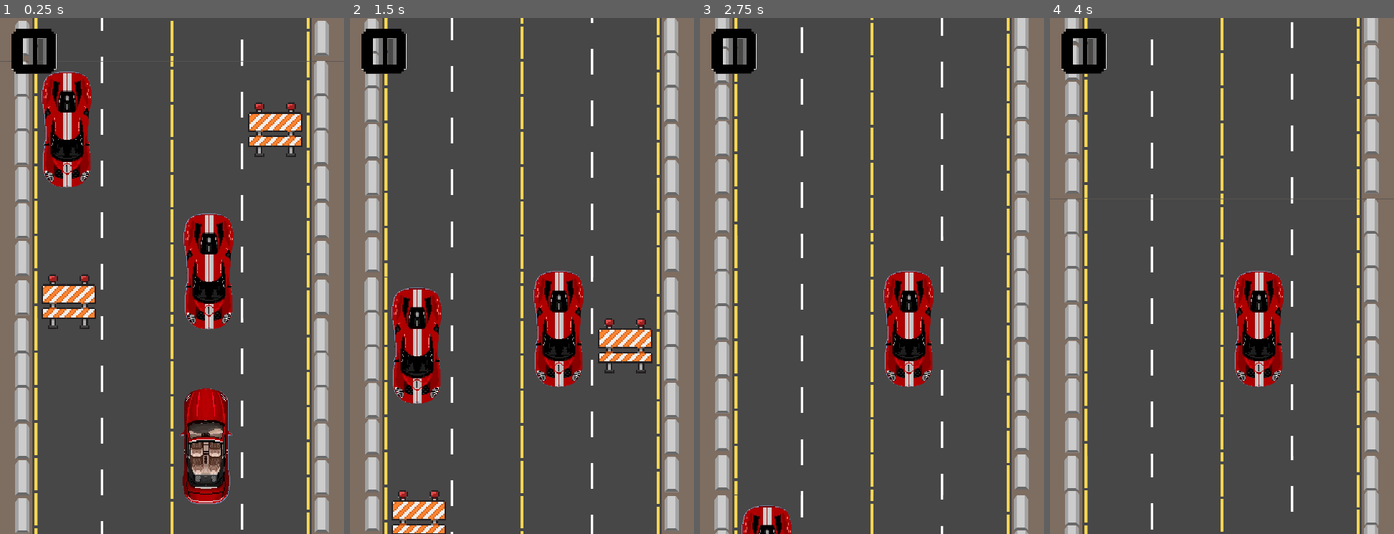
Above: before the commit, frames 1-4 (left to right).
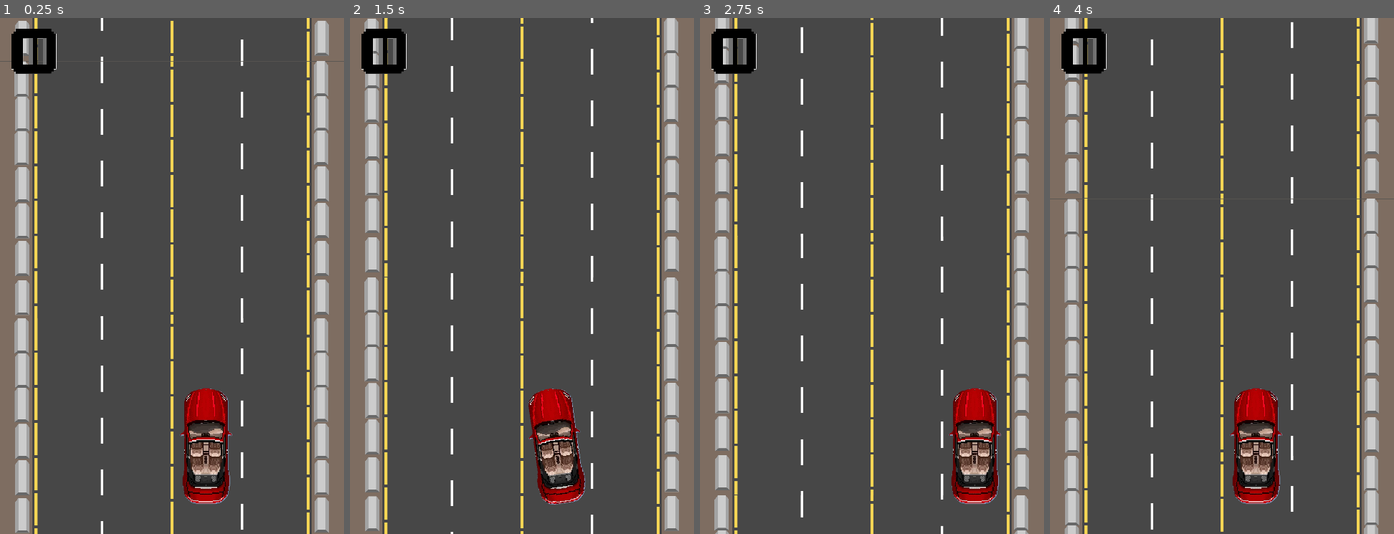
Above: after the commit, the same moments.

Repository: Maxsonin/Race-Game-for-Hackathon
Game: Godot game, scene res://main.tscn
Two runs of this game, one before a commit and one after it. Both use one fixed random seed, a clock stepped at 60 frames per second and the inputs below.
Inputs:
- Up to frame 1 (0.25 s): no input
- Up to frame 2 (1.5 s): hold D (MoveRight) 0.53-1.28 s; hold A (MoveLeft) from 1.28 s (still down)
- Up to frame 3 (2.75 s): release A (MoveLeft) at 2.03 s; hold D (MoveRight) from 2.03 s (still down)
- Up to frame 4 (4 s): release D (MoveRight) at 3.53 s; hold A (MoveLeft) from 3.53 s (still down)

The runs differ from the first frame. In frame 1, 8.0% of the frame differs, in the area x 12-88%, y 10-61%; in frame 2, 11%, in the area x 12-88%, y 49-100%; in frame 3, 6.2%; in frame 4, 5.5%.

Commit message:
added obstacle generation

Diff:
--- a/main.tscn
+++ b/main.tscn
@@ -1,13 +1,12 @@
-[gd_scene load_steps=11 format=3 uid="uid://psf0b7wkagio"]
+[gd_scene load_steps=10 format=3 uid="uid://psf0b7wkagio"]
 
 [ext_resource type="PackedScene" uid="uid://csg7h2gw70il0" path="res://player_car/car.tscn" id="1_4gxa1"]
 [ext_resource type="Script" path="res://main.gd" id="1_eq3eq"]
 [ext_resource type="PackedScene" uid="uid://wdk54g4eoif" path="res://road/road.tscn" id="2_i6rvc"]
-[ext_resource type="PackedScene" uid="uid://c7ecwvcki3wrx" path="res://obstacles/car_obstacle.tscn" id="4_lc55x"]
 [ext_resource type="Script" path="res://player_car/car.gd" id="5_8x4oh"]
-[ext_resource type="PackedScene" uid="uid://di42gx55ot2rl" path="res://obstacles/sign_obstacle.tscn" id="5_blijo"]
 [ext_resource type="Texture2D" uid="uid://cofacbm5grmy6" path="res://imgs/buttons/pause.png" id="7_2qo1l"]
 [ext_resource type="Script" path="res://PauseTSB.gd" id="8_jwny4"]
+[ext_resource type="PackedScene" uid="uid://dbermyk47ak70" path="res://obstacles/obstacles_generator.tscn" id="9_5dyrf"]
 
 [sub_resource type="RectangleShape2D" id="RectangleShape2D_hqm6q"]
 
@@ -16,20 +15,6 @@
 
 [node name="GameScene" type="Node"]
 script = ExtResource("1_eq3eq")
-
-[node name="Obstacles" type="Node" parent="."]
-
-[node name="CarObstacle" parent="Obstacles" instance=ExtResource("4_lc55x")]
-position = Vector2(31, 32)
-
-[node name="CarObstacle2" parent="Obstacles" instance=ExtResource("4_lc55x")]
-position = Vector2(97, 98)
-
-[node name="sign_obstacle" parent="Obstacles" instance=ExtResource("5_blijo")]
-position = Vector2(128, 32)
-
-[node name="sign_obstacle2" parent="Obstacles" instance=ExtResource("5_blijo")]
-position = Vector2(32, 112)
 
 [node name="Car" parent="." instance=ExtResource("1_4gxa1")]
 unique_name_in_owner = true
@@ -67,3 +52,5 @@
 shape = SubResource("RectangleShape2D_uowd2")
 action = "Pause"
 script = ExtResource("8_jwny4")
+
+[node name="ObstaclesGenerator" parent="." instance=ExtResource("9_5dyrf")]
